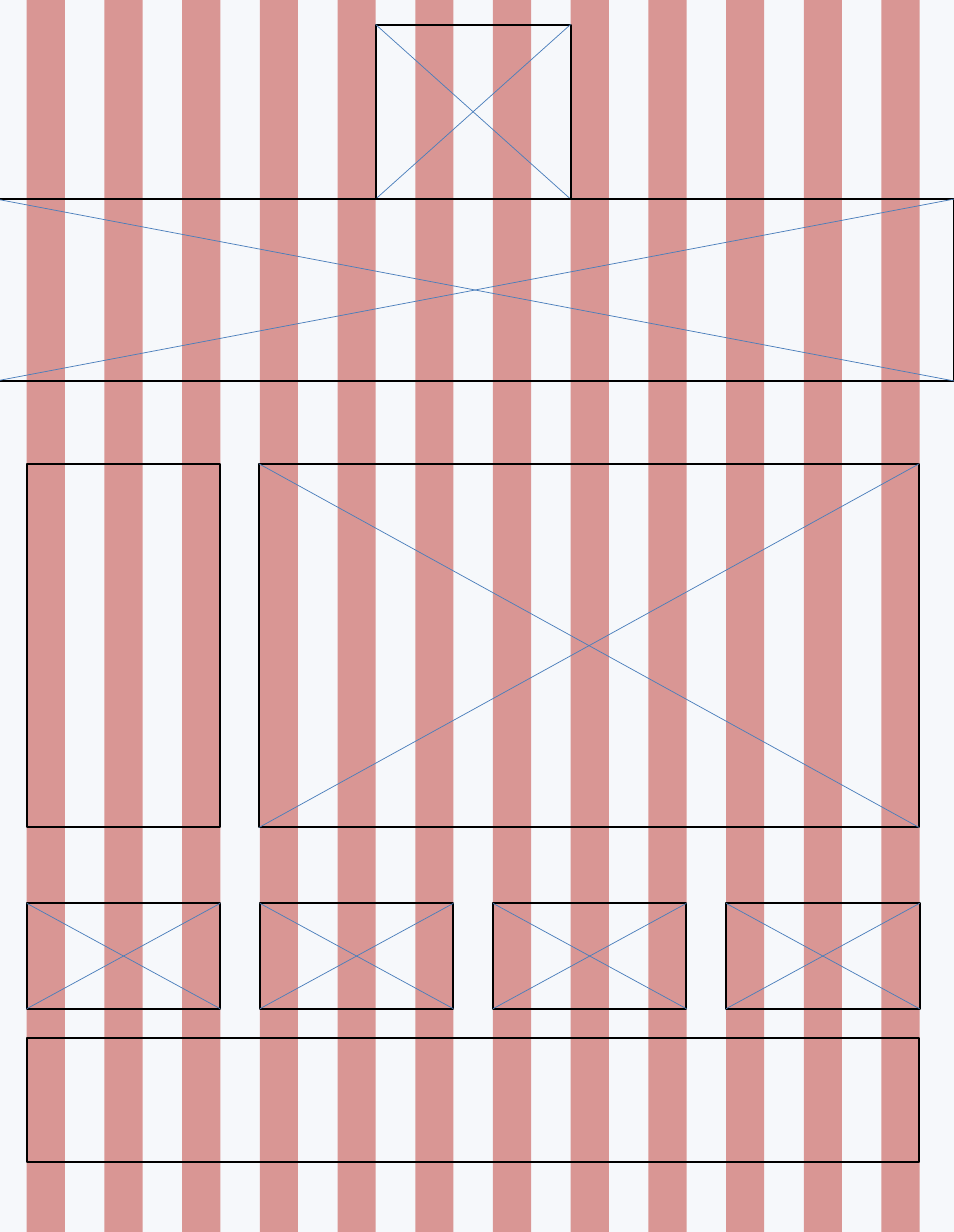
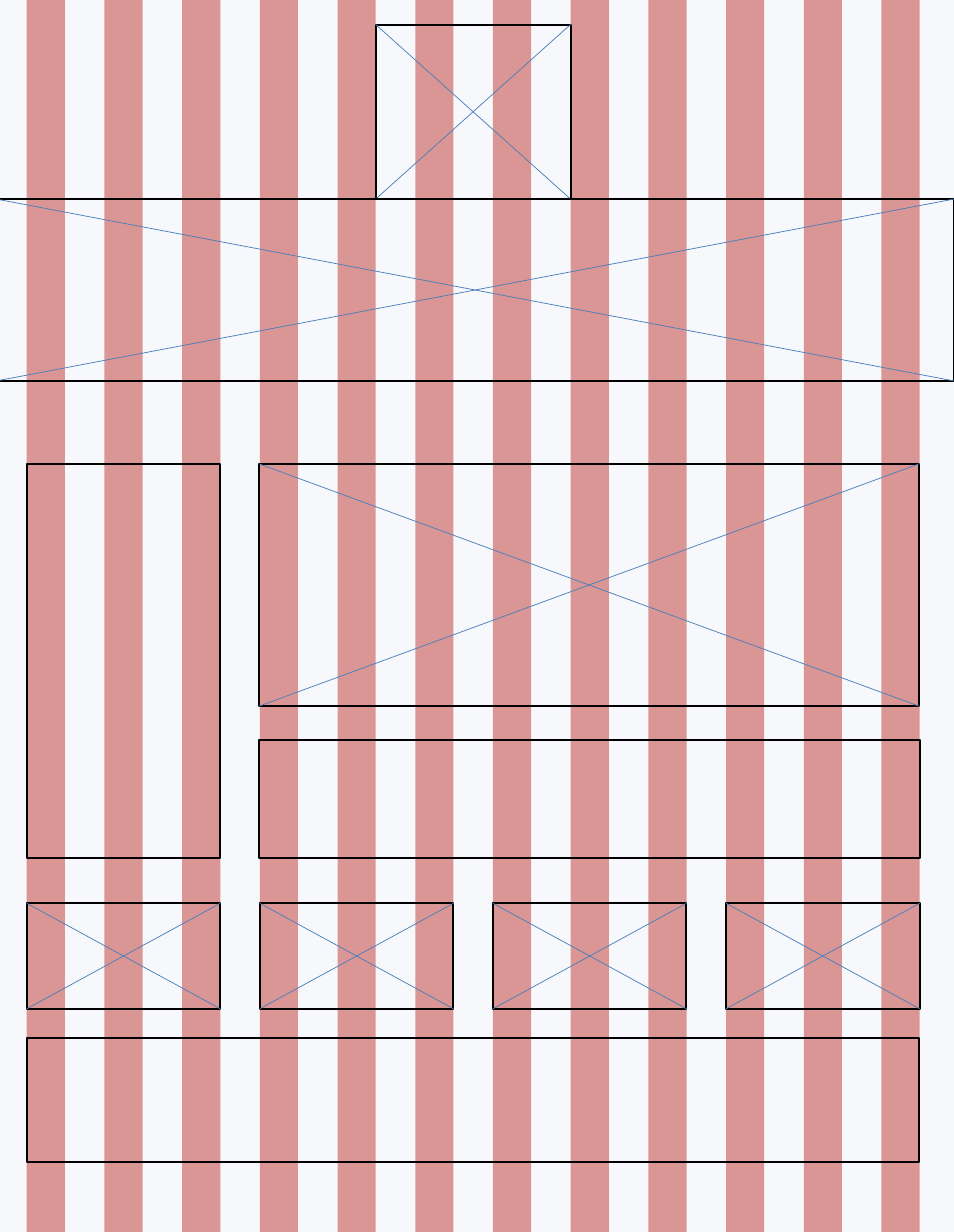
Before and after one commit to firsthaze/WebMidterm, a slide deck: slide 1 of SubPage_Wireframe.pptx. Drawn at 954x1232 pixels with LibreOffice and Linux fonts; fonts in the diff are those of the drawing. Boxes give left, top, right and bottom in pixels: in the first picture for what was removed or moved away, otherwise in the second. Text is boxed around its words. In the diff, an @@ line names an element or a change of style, - is before the commit and + after.

```diff
--- a/SubPage_Wireframe.pptx
+++ b/SubPage_Wireframe.pptx
@@ rectangle: place and size @@
-rectangle at [26,463,220,827]
+rectangle at [26,463,220,857]
@@ rectangle: place and size @@
-rectangle at [259,463,918,827]
+rectangle at [259,463,918,706]
@@ line moved from (259, 463) - (919, 827) to (259, 463) - (919, 706) @@
@@ line moved from (259, 827) - (919, 463) to (259, 706) - (919, 463) @@
@@ rectangle added at [259,739,919,857], outline #000000 2 pt @@
```
Also in this commit, not shown: 1 other file.
